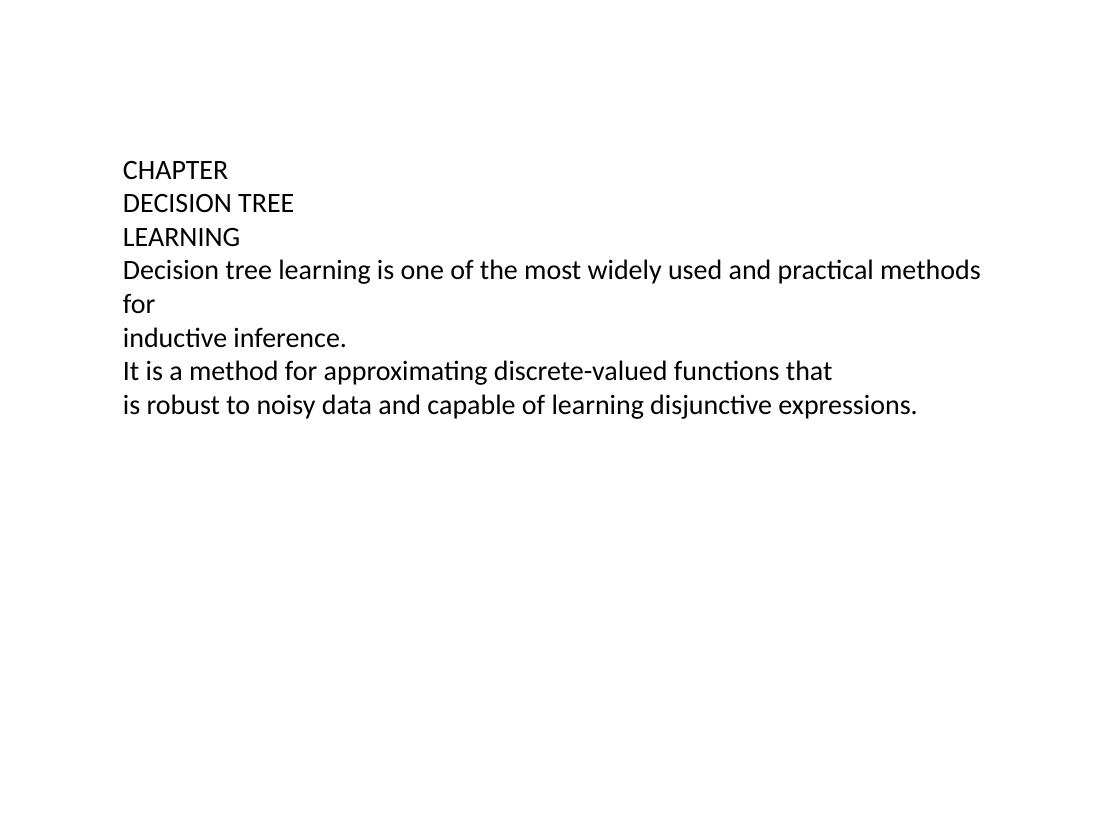
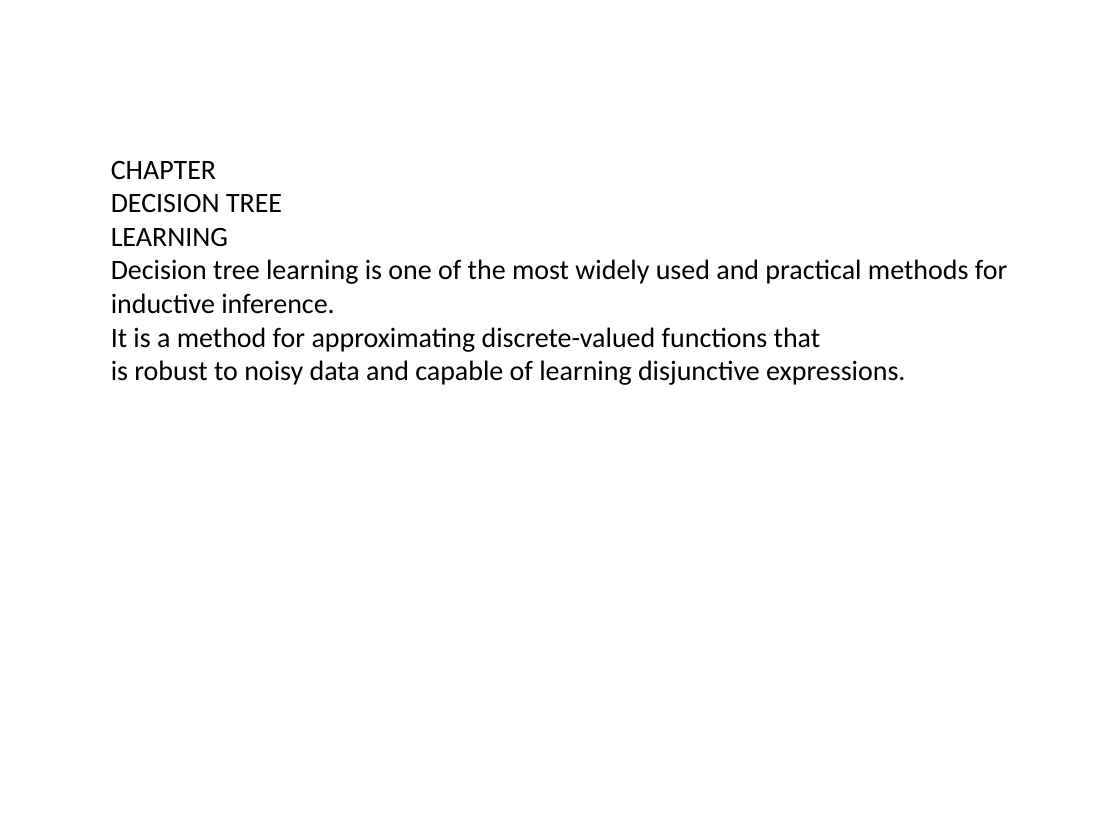
Before and after one commit to sai8151/EduFusion, a slide deck: slide 56 of output.pptx. Drawn at 1120x840 pixels with LibreOffice and Linux fonts; fonts in the diff are those of the drawing. Boxes give left, top, right and bottom in pixels: in the first picture for what was removed or moved away, otherwise in the second. Text is boxed around its words. In the diff, an @@ line names an element or a change of style, - is before the commit and + after.

```diff
--- a/output.pptx
+++ b/output.pptx
@@ text "CHAPTER DECISION TREE LEARNING Decision ..." rewrapped from <box>123,161,981,419</box> to <box>111,161,1007,385</box> @@
```
Also in this commit, not shown: 62 other slides changed.
